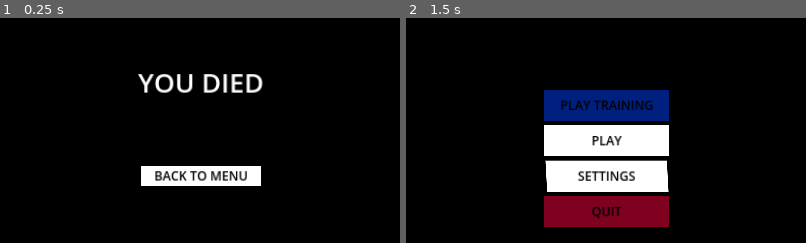
Above: before the commit, frames 1-2 (left to right).
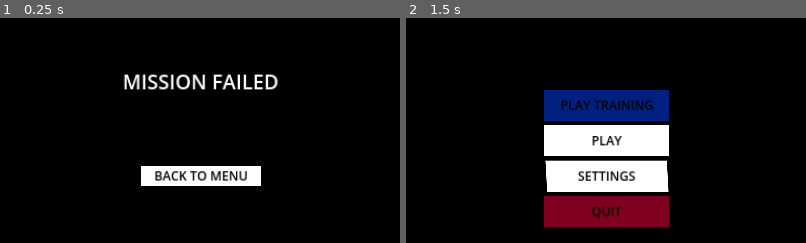
Above: after the commit, the same moments.

Repository: Ieida/Tactical-FPS-Godot
Game: Godot game, scene res://death_screen/death_screen.tscn
Same seed, same stepped clock (60 frames per second), same inputs: the game is played once before the commit and once after it. This scene is started directly instead of the project's main scene. The engine's default icon, where the game draws it, is replaced by a stand-in: a white triangle on a blue panel in a dark square.
Inputs (mouse positions are % of the whole screen's width and height, from its top left):
- Up to frame 1 (0.25 s): no input
- Up to frame 2 (1.5 s): tap Enter at 0.5 s; move the mouse to (72, 45) at 0.52 s; hold E (lean_right) 0.53-1.25 s; tap F (flashlight_toggle) at 0.6 s; click "BACK TO MENU" at 1.25 s
The pictures show only the part of the screen within x 25-75%, y 15-65%; the shares and areas given below are measured in that part.

The runs differ from the first frame. In frame 1, 2.2% of the frame differs, in the area x 31-70%, y 24-34%; in frame 2, nothing differs.

Commit message:
modified death screen

Diff:
--- a/death_screen/death_screen.tscn
+++ b/death_screen/death_screen.tscn
@@ -3,7 +3,7 @@
 [ext_resource type="PackedScene" uid="uid://cupa3ej4bslnb" path="res://menu_button/menu_button.tscn" id="1_ffyue"]
 
 [sub_resource type="LabelSettings" id="LabelSettings_tjjen"]
-font_size = 64
+font_size = 48
 
 [sub_resource type="StyleBoxFlat" id="StyleBoxFlat_j8xn5"]
 resource_local_to_scene = true
@@ -47,13 +47,13 @@
 anchor_top = 0.5
 anchor_right = 0.5
 anchor_bottom = 0.5
-offset_left = -152.0
+offset_left = -250.0
 offset_top = -270.0
-offset_right = 152.0
-offset_bottom = -178.0
+offset_right = 250.0
+offset_bottom = -182.0
 grow_horizontal = 2
 grow_vertical = 2
-text = "YOU DIED"
+text = "MISSION FAILED"
 label_settings = SubResource("LabelSettings_tjjen")
 horizontal_alignment = 1
 vertical_alignment = 1
--- a/player/player.gd
+++ b/player/player.gd
@@ -29,8 +29,7 @@
 
 func _on_health_reached_zero():
 	Input.mouse_mode = Input.MOUSE_MODE_VISIBLE
-	var x = func cs(): get_tree().change_scene_to_file(death_scene_path)
-	x.call_deferred()
+	(func cs(): get_tree().change_scene_to_file(death_scene_path)).call_deferred()
 
 func _on_health_started_bleeding():
 	nausea.process_mode = Node.PROCESS_MODE_INHERIT
